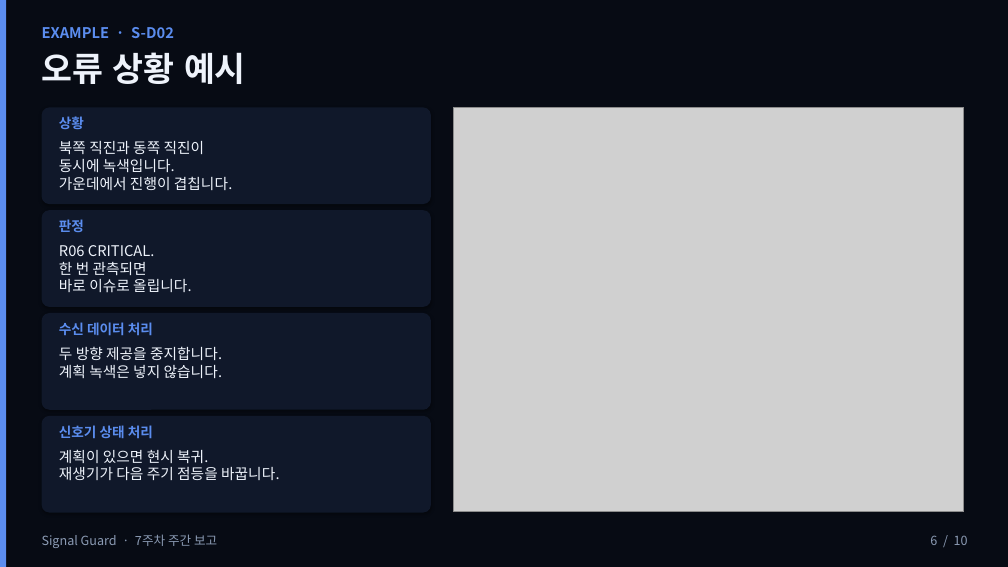
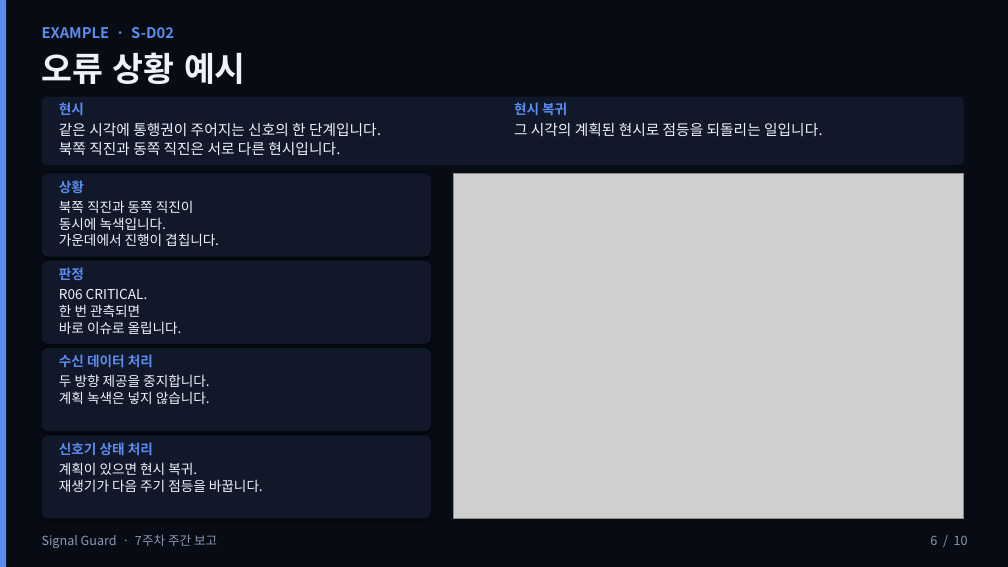
Before and after one commit to gigyeonghyoeon/signal-guard, a slide deck: slide 6 of 7주차_주간보고_수정.pptx. Drawn at 1008x567 pixels with LibreOffice and Linux fonts; fonts in the diff are those of the drawing; grey boxes stand for pictures. Boxes give left, top, right and bottom in pixels: in the first picture for what was removed or moved away, otherwise in the second. Text is boxed around its words. In the diff, an @@ line names an element or a change of style, - is before the commit and + after.

```diff
--- a/7주차_주간보고_수정.pptx
+++ b/7주차_주간보고_수정.pptx
@@ rounded rectangle added at <box>42,97,964,165</box>, fill #10182A @@
@@ text added at <box>59,102,84,116</box>, 13 pt, text #5B8DEF, bold @@
+현시
@@ text added at <box>514,102,567,116</box>, 13 pt, text #5B8DEF, bold @@
+현시 복귀
@@ text added at <box>59,123,381,155</box>, 14 pt, text #EEF3FB @@
+같은 시각에 통행권이 주어지는 신호의 한 단계입니다.
+북쪽 직진과 동쪽 직진은 서로 다른 현시입니다.
@@ text added at <box>514,122,823,136</box>, 14 pt, text #EEF3FB @@
+그 시각의 계획된 현시로 점등을 되돌리는 일입니다.
@@ rounded rectangle: place and size @@
-rounded rectangle at <box>42,107,431,204</box>
+rounded rectangle at <box>42,173,431,256</box>
@@ text "상황": place and size @@
-text "상황" at <box>59,116,84,129</box>
+text "상황" at <box>59,180,84,193</box>
@@ picture: place and size @@
-picture at <box>454,107,964,512</box>
+picture at <box>454,173,964,519</box>
@@ size 14 to 13 pt; line spacing 1 to 16pt in 4 elements at <box>59,462,263,492</box>, <box>59,374,210,404</box>, <box>59,289,182,334</box>, <box>59,200,219,246</box> @@
@@ text "북쪽 직진과 동쪽 직진이": place and size @@
-text "북쪽 직진과 동쪽 직진이" at <box>59,141,232,190</box>
+text "북쪽 직진과 동쪽 직진이" at <box>59,200,219,246</box>
@@ rounded rectangle: place and size @@
-rounded rectangle at <box>42,210,431,307</box>
+rounded rectangle at <box>42,261,431,344</box>
@@ text "판정": place and size @@
-text "판정" at <box>59,219,84,232</box>
+text "판정" at <box>59,267,84,280</box>
@@ text "R06 CRITICAL.": place and size @@
-text "R06 CRITICAL." at <box>59,245,191,292</box>
+text "R06 CRITICAL." at <box>59,289,182,334</box>
@@ rounded rectangle: place and size @@
-rounded rectangle at <box>42,313,431,410</box>
+rounded rectangle at <box>42,348,431,431</box>
@@ text "수신 데이터 처리": place and size @@
-text "수신 데이터 처리" at <box>59,322,153,336</box>
+text "수신 데이터 처리" at <box>59,354,153,368</box>
@@ text "두 방향 제공을 중지합니다.": place and size @@
-text "두 방향 제공을 중지합니다." at <box>59,346,222,378</box>
+text "두 방향 제공을 중지합니다." at <box>59,374,210,404</box>
@@ rounded rectangle: place and size @@
-rounded rectangle at <box>42,416,431,513</box>
+rounded rectangle at <box>42,436,431,519</box>
@@ text "신호기 상태 처리": place and size @@
-text "신호기 상태 처리" at <box>59,425,153,439</box>
+text "신호기 상태 처리" at <box>59,442,153,456</box>
@@ text "계획이 있으면 현시 복귀.": place and size @@
-text "계획이 있으면 현시 복귀." at <box>59,449,280,480</box>
+text "계획이 있으면 현시 복귀." at <box>59,462,263,492</box>
```
Also in this commit, not shown: 3 other files.
